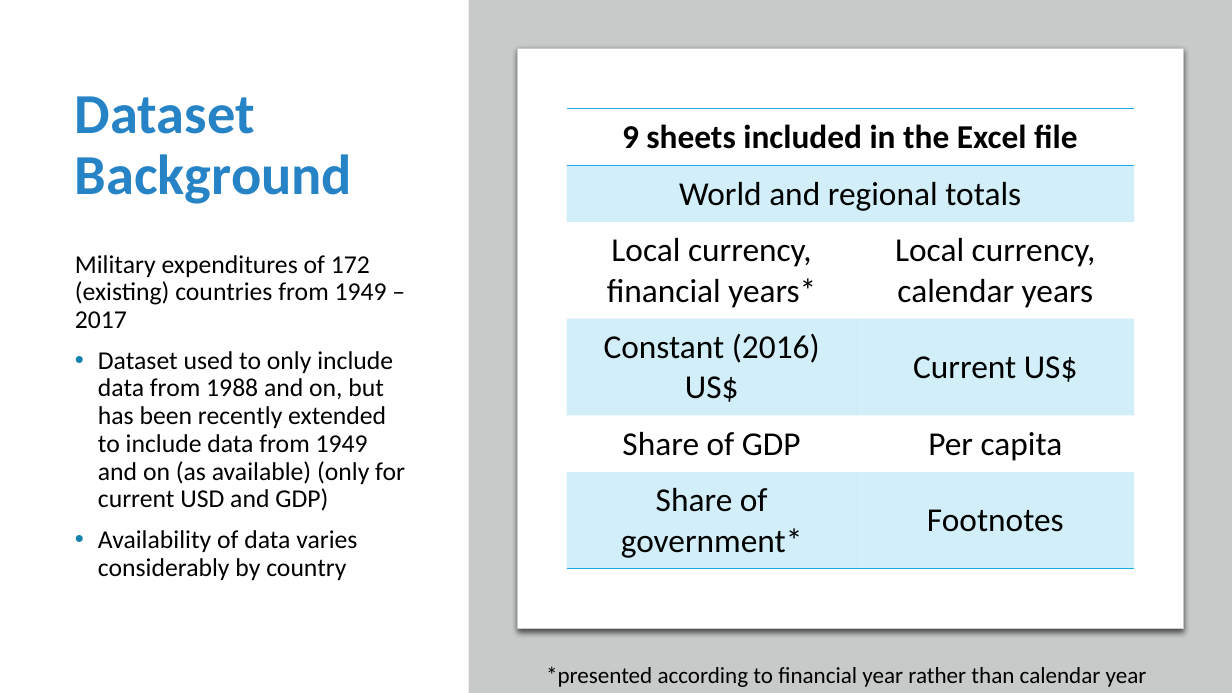
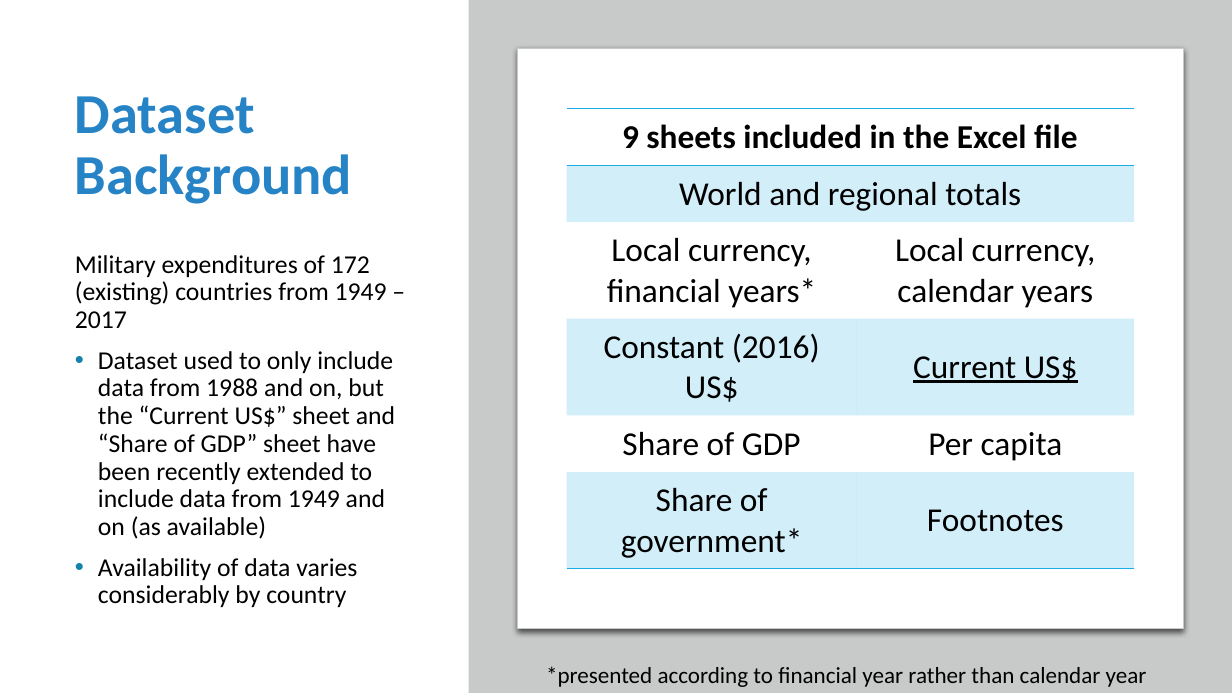
Before and after one commit to xazip/ds202_Final_Project, a slide deck: slide 3 of DS 202 Final Presentation.pptx (slide 2 before the commit). Drawn at 1232x693 pixels with LibreOffice and Linux fonts; fonts in the diff are those of the drawing. Boxes give left, top, right and bottom in pixels: in the first picture for what was removed or moved away, otherwise in the second. Text is boxed around its words. In the diff, an @@ line names an element or a change of style, - is before the commit and + after.

Commit message:
updated ppt, NOT done

```diff
--- a/DS 202 Final Presentation.pptx
+++ b/DS 202 Final Presentation.pptx
@@ table at [567, 109, 1134, 569] @@
@@ underline on in "Current US$" @@
@@ text at [98, 351, 395, 539]: text changed @@
-• Dataset used to only include data from 1988 and on, but has been recently extended to include data from 1949 and on (as available) (only for current USD and GDP)
+• Dataset used to only include data from 1988 and on, but the “Current US$” sheet and “Share of GDP” sheet have been recently extended to include data from 1949 and on (as available)
```
Also in this commit, not shown: 7 other slides changed, 3 slides added.
